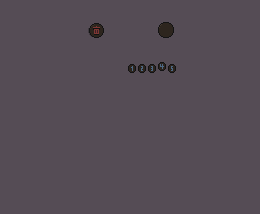
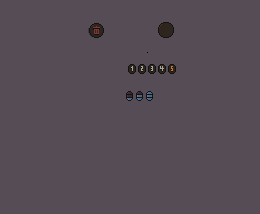
Before/after of a 260 x 214 layered artwork. What changed in the layer stack:
painted on "InventoryFaithAmount1.png" over [126, 66, 136, 101]
painted on "InventoryFaithAmount2.png" over [136, 66, 146, 101]
painted on "InventoryFaithAmount3.png" over [146, 66, 156, 101]
removed layer "InventoryFaithAmount4.png" from group "Faith Amount" over [158, 62, 166, 71]
removed layer "InventoryFaithAmount5.png" from group "Faith Amount" over [168, 66, 176, 73]
painted on "InventoryItemAmount1.png" over [128, 68, 136, 74]
painted on "InventoryItemAmount2.png" over [138, 67, 146, 74]
painted on "InventoryItemAmount3.png" over [148, 67, 156, 74]
painted on "InventoryItemAmount4.png" over [158, 62, 166, 74]
painted on "InventoryItemAmount5.png" over [147, 52, 176, 74]
